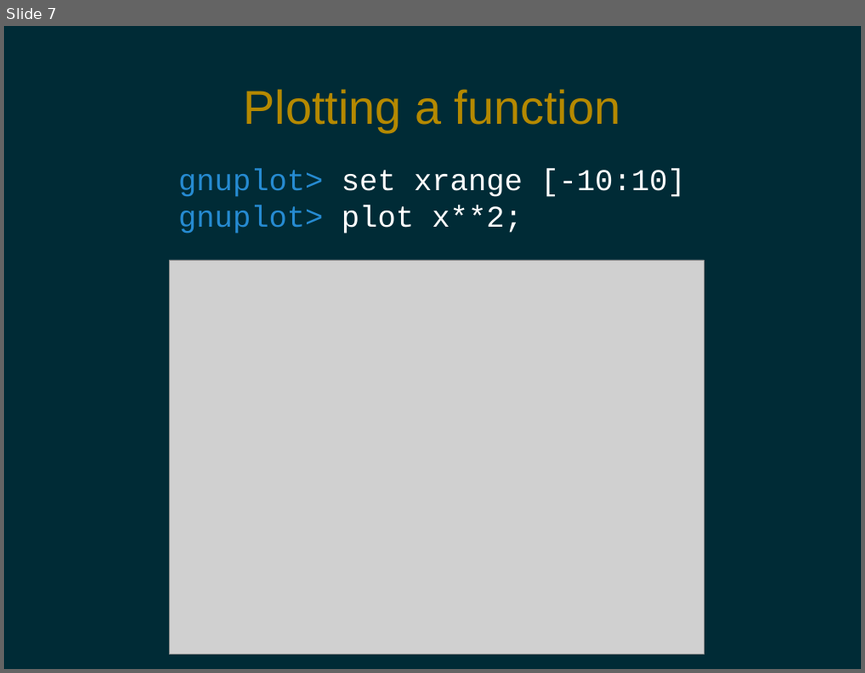
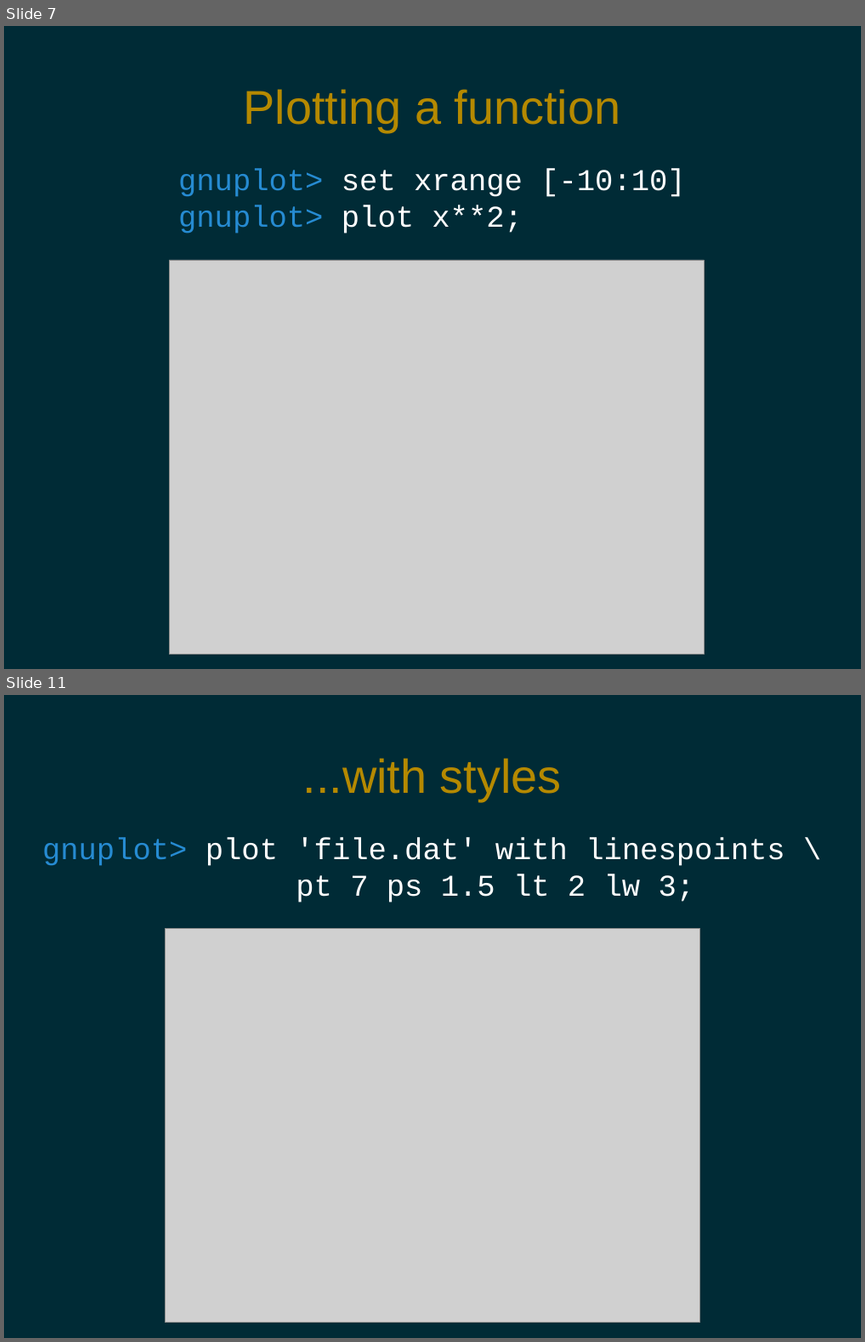
Before and after one commit to pdg137/gnuplot-pres, a slide deck: gnuplot.odp. Shown one above the other, each under a label of ours: slide 7 before the commit, slides 7 and 11 after it; the slides between them are not shown. The pictures are 865x673 and 865x1342 pixels, drawn with LibreOffice and Linux fonts; fonts in the diff are those of the drawing; grey boxes stand for pictures. Boxes give left, top, right and bottom in pixels: in the first picture for what was removed or moved away, otherwise in the second. Text is boxed around its words. In the diff, an @@ line names an element or a change of style, - is before the commit and + after.

```diff
--- a/gnuplot.odp
+++ b/gnuplot.odp
@@ slide 11 added at (4,695,861,1338), background #002B36 @@
@@ title added at (303,758,562,801), 44 pt, text #B58900 @@
+...with styles
@@ text added at (42,838,784,902), 28 pt, text #FFFFFF @@
+gnuplot> plot 'file.dat' with linespoints \
+pt 7 ps 1.5 lt 2 lw 3;
@@ picture added at (165,928,699,1322) @@
```
Also in this commit, not shown: 1 slide changed, 4 other slides added.
